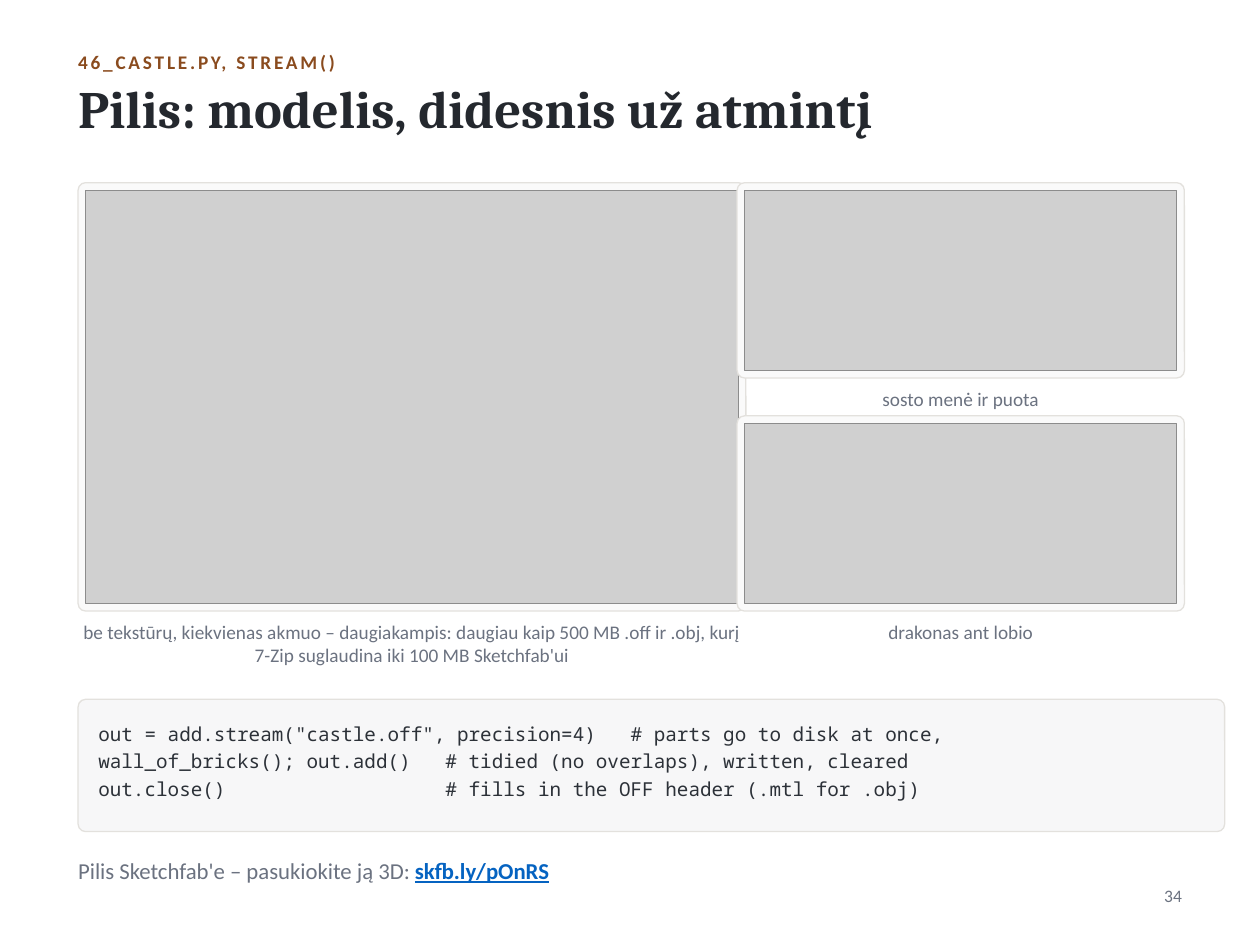
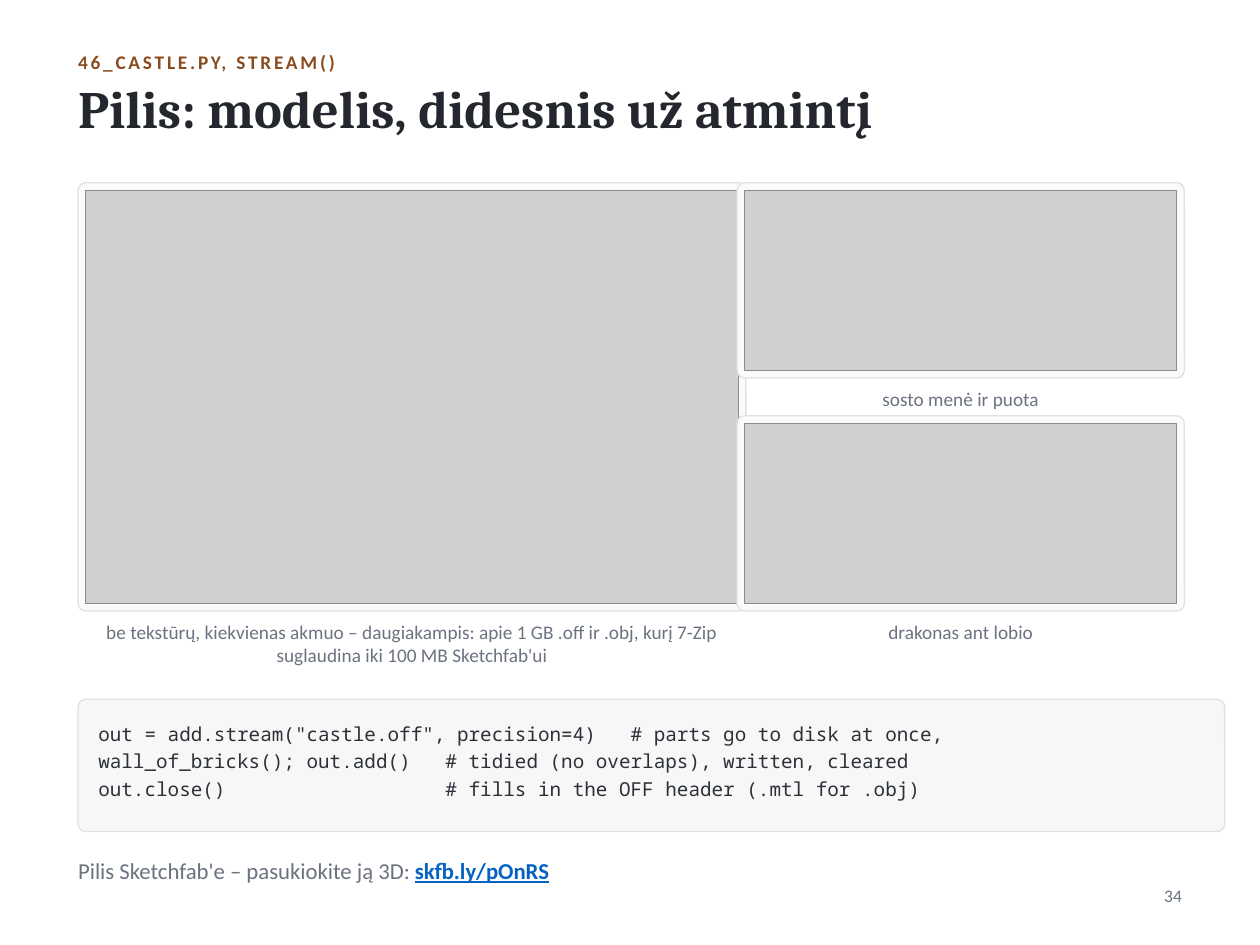
Before and after one commit to akatasis/add3d, a slide deck: slide 35 of slides/add_py_2026_lt.pptx. Drawn at 1260x945 pixels with LibreOffice and Linux fonts; fonts in the diff are those of the drawing; grey boxes stand for pictures. Boxes give left, top, right and bottom in pixels: in the first picture for what was removed or moved away, otherwise in the second. Text is boxed around its words. In the diff, an @@ line names an element or a change of style, - is before the commit and + after.

```diff
--- a/slides/add_py_2026_lt.pptx
+++ b/slides/add_py_2026_lt.pptx
@@ text at [106, 625, 716, 666]: text changed @@
-be tekstūrų, kiekvienas akmuo – daugiakampis: daugiau kaip 500 MB .off ir .obj, kurį 7-Zip suglaudina iki 100 MB Sketchfab'ui
+be tekstūrų, kiekvienas akmuo – daugiakampis: apie 1 GB .off ir .obj, kurį 7-Zip suglaudina iki 100 MB Sketchfab'ui
```
Also in this commit, not shown: 1 other slide changed, 21 other files.
